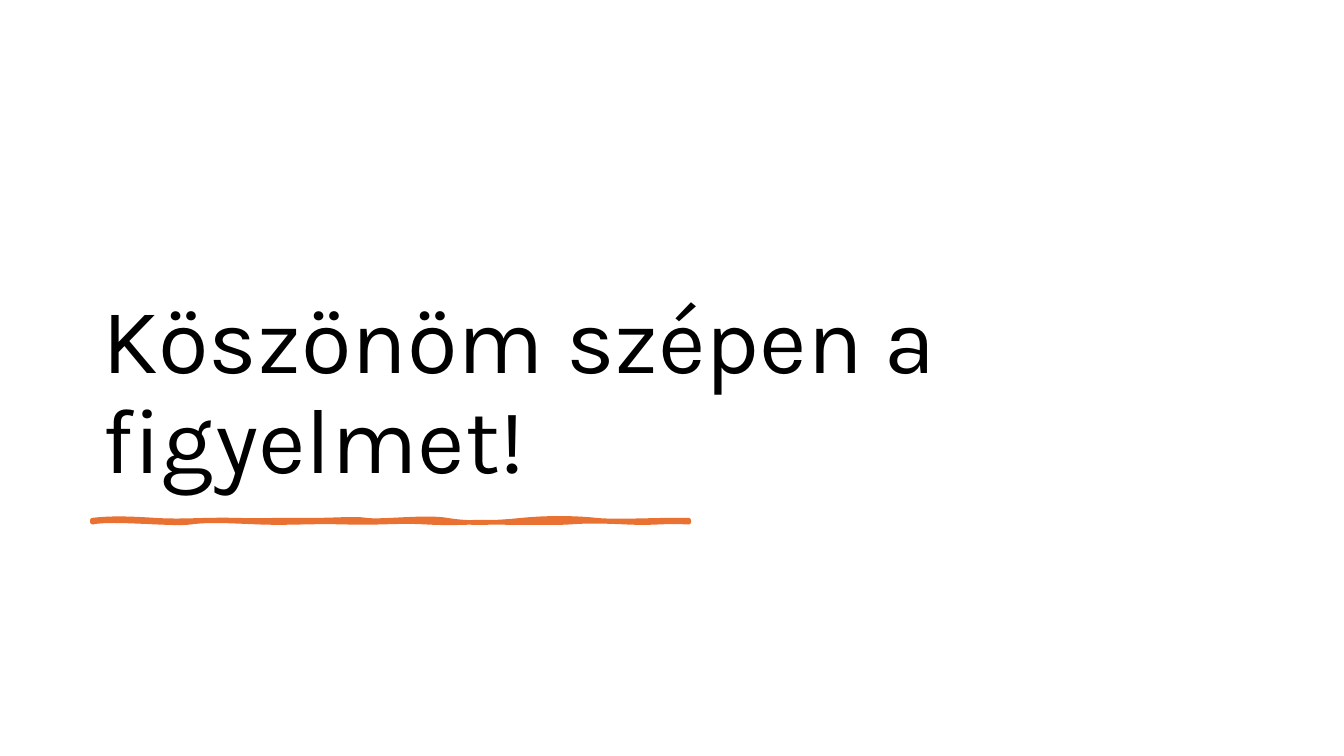
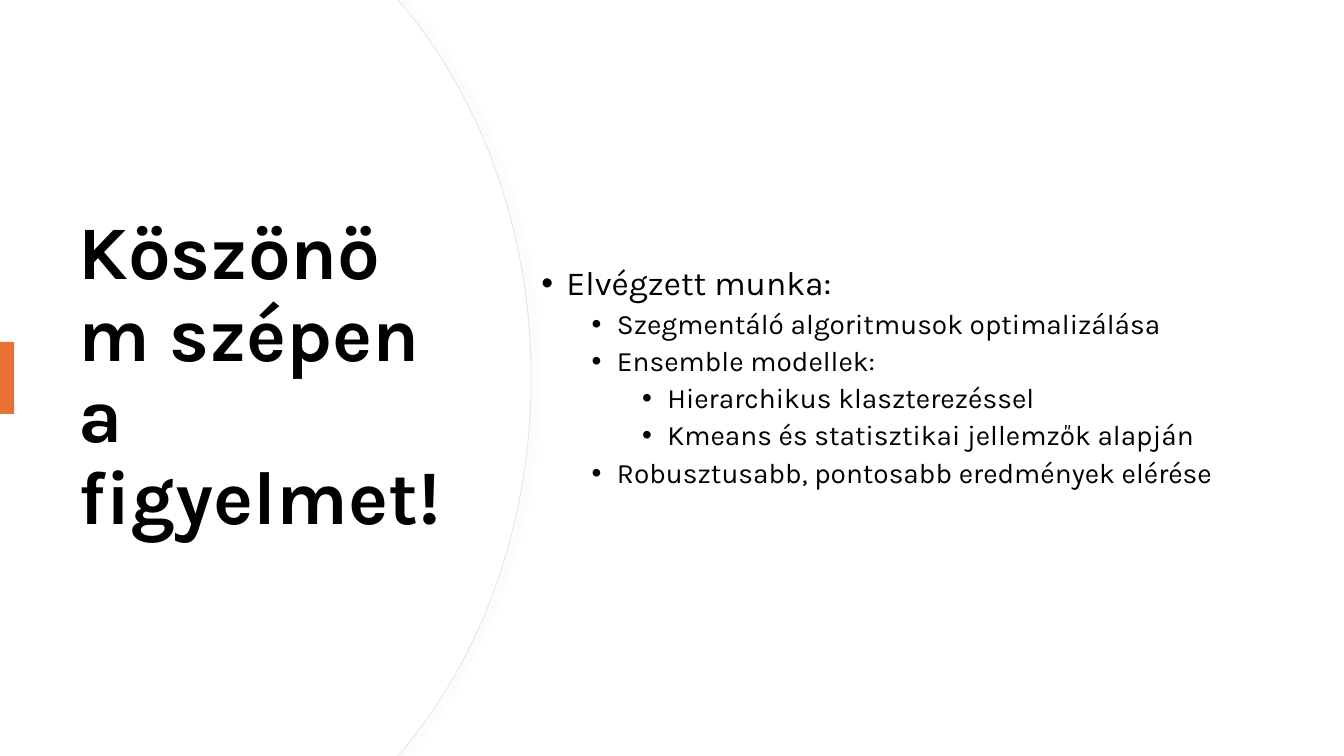
Before and after one commit to czotterbenedek/time-series-ensemble-segmentation, a slide deck: slide 11 of bemutato.pptx. Drawn at 1344x756 pixels with LibreOffice and Linux fonts; fonts in the diff are those of the drawing. Boxes give left, top, right and bottom in pixels: in the first picture for what was removed or moved away, otherwise in the second. Text is boxed around its words. In the diff, an @@ line names an element or a change of style, - is before the commit and + after.

```diff
--- a/bemutato.pptx
+++ b/bemutato.pptx
@@ freeform shape added at (x1=0, y1=0, x2=531, y2=756), fill #FFFFFF, outline #E6E6E6 0.75 pt @@
@@ freeform shape added at (x1=0, y1=0, x2=530, y2=756), fill #FFFFFF @@
@@ title "Köszönöm szépen a figyelmet!" moved from (x1=102, y1=302, x2=936, y2=494) to (x1=79, y1=301, x2=441, y2=542) @@
@@ title "Köszönöm szépen a figyelmet!" at (x1=79, y1=301, x2=441, y2=542): size 66 to 54 pt, bold on; vertical alignment bottom to middle @@
@@ text added at (x1=566, y1=269, x2=1212, y2=490), 20 pt, text #000000 @@
+• Elvégzett munka:
+  • Szegmentáló algoritmusok optimalizálása
+  • Ensemble modellek:
+    • Hierarchikus klaszterezéssel
+    • Kmeans és statisztikai jellemzők alapján
+  • Robusztusabb, pontosabb eredmények elérése
@@ rectangle added at (x1=0, y1=342, x2=14, y2=414), fill #E97132 @@
@@ freeform shape removed at (x1=93, y1=520, x2=690, y2=522) @@
```
Also in this commit, not shown: 10 other slides changed, 1 other file.
